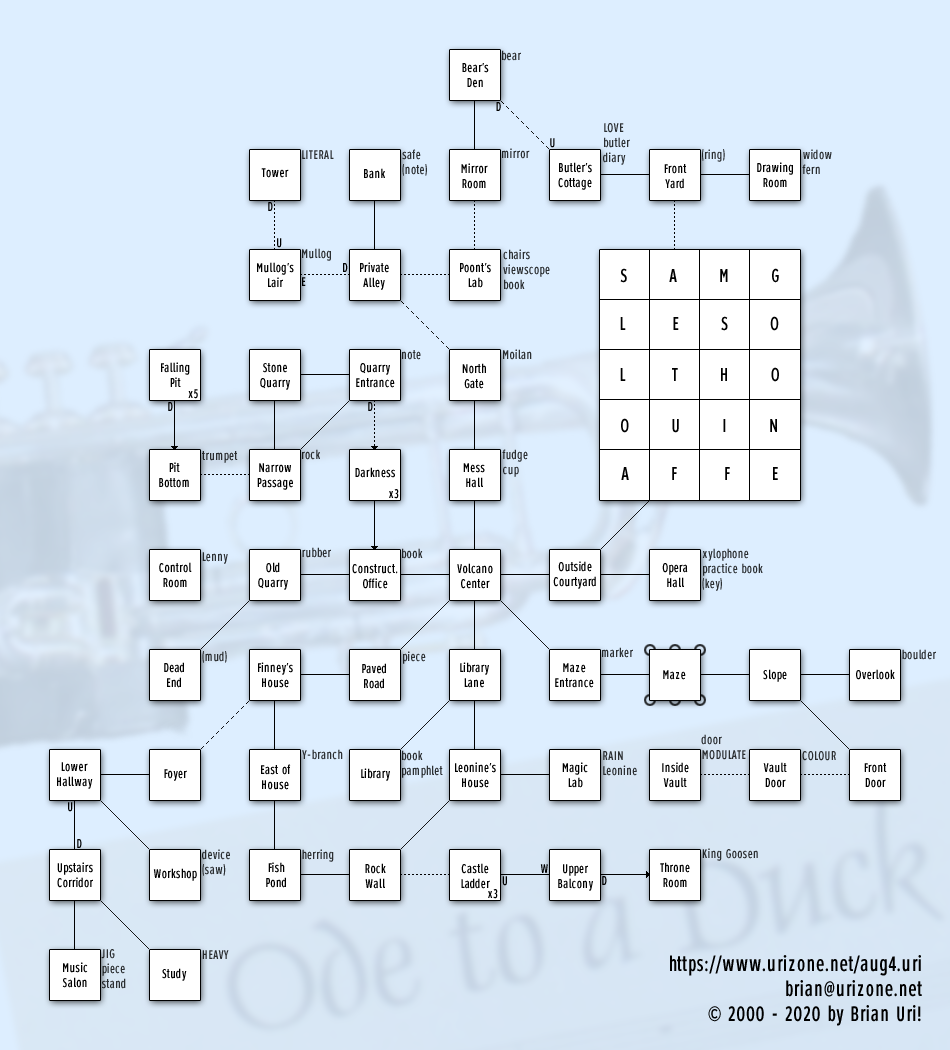
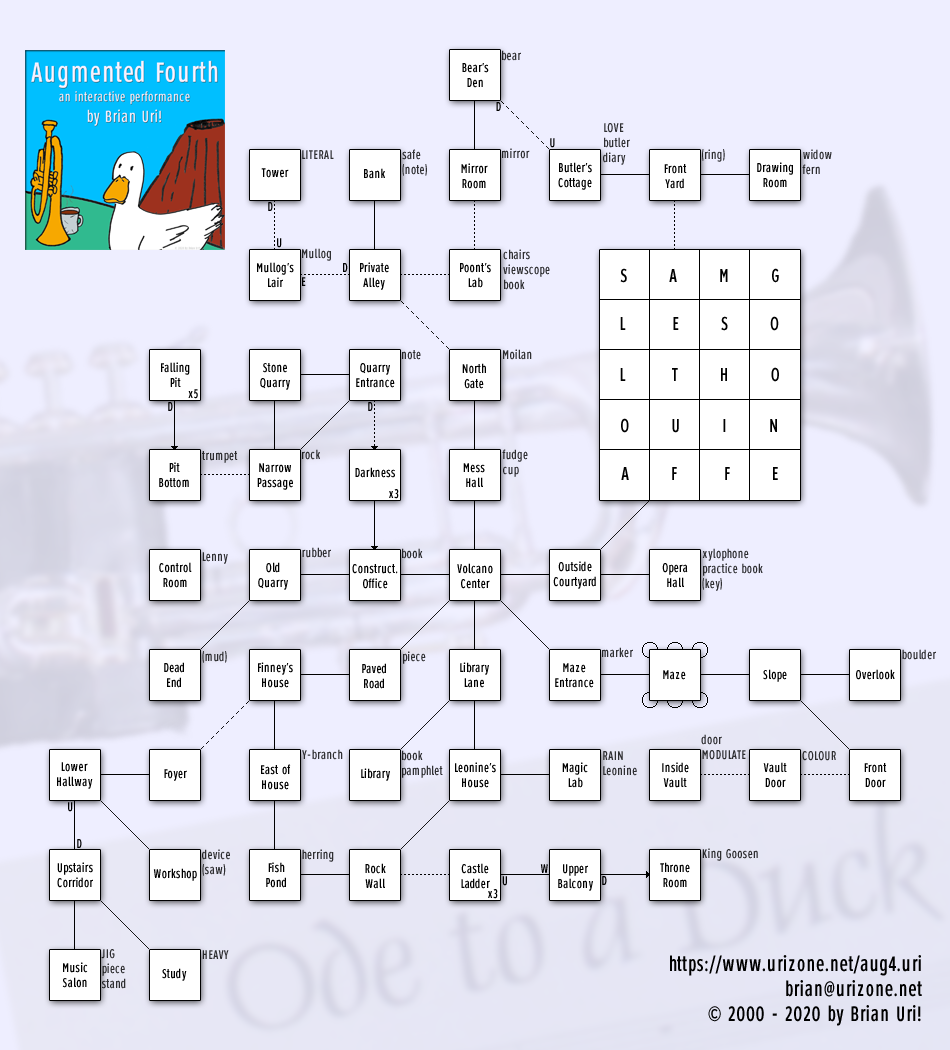
Comparing the layer stacks of the two 950px x 1050px images. Changes:
added layer "Layer 1" above "Things" over [25, 50, 225, 250]
removed layer "Maze" (was 80%) over [644, 644, 706, 706]
painted on "Lines" over [642, 642, 708, 708]
painted on "Background" (2nd of 2) over [0, 0, 950, 1050]
